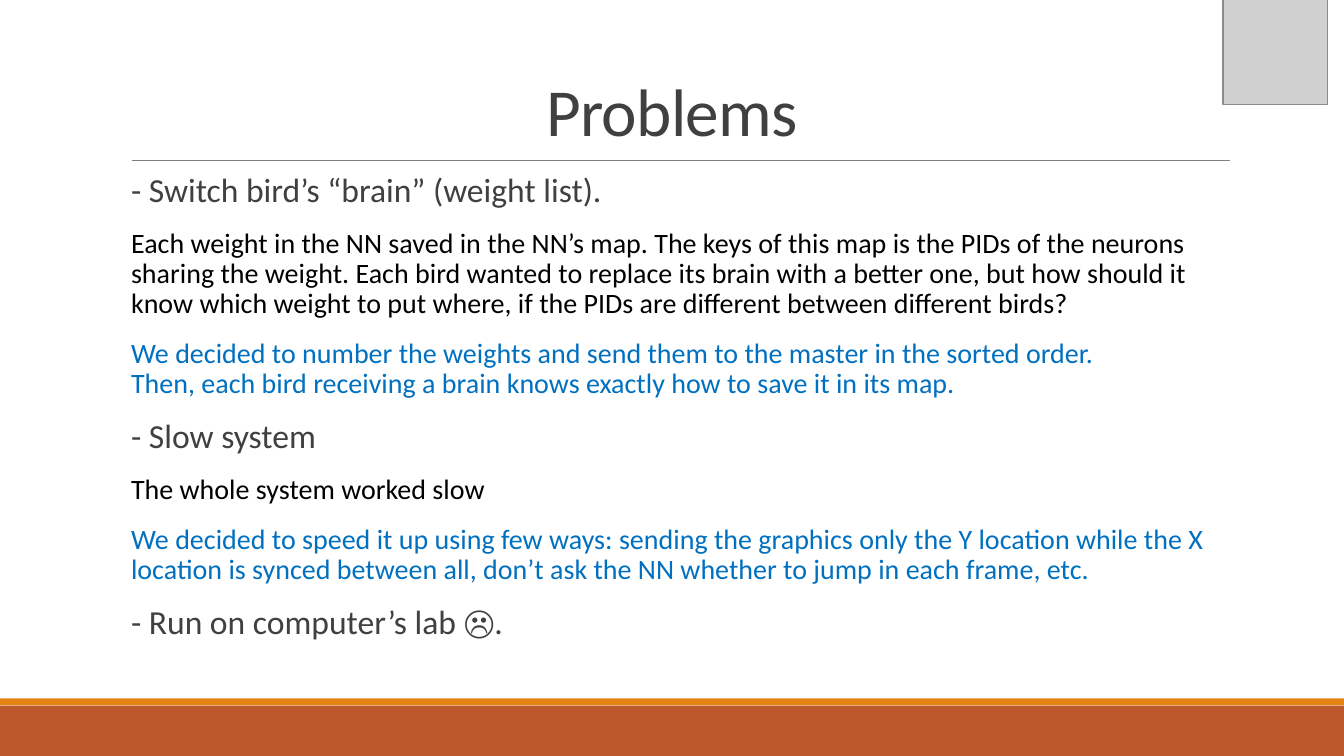
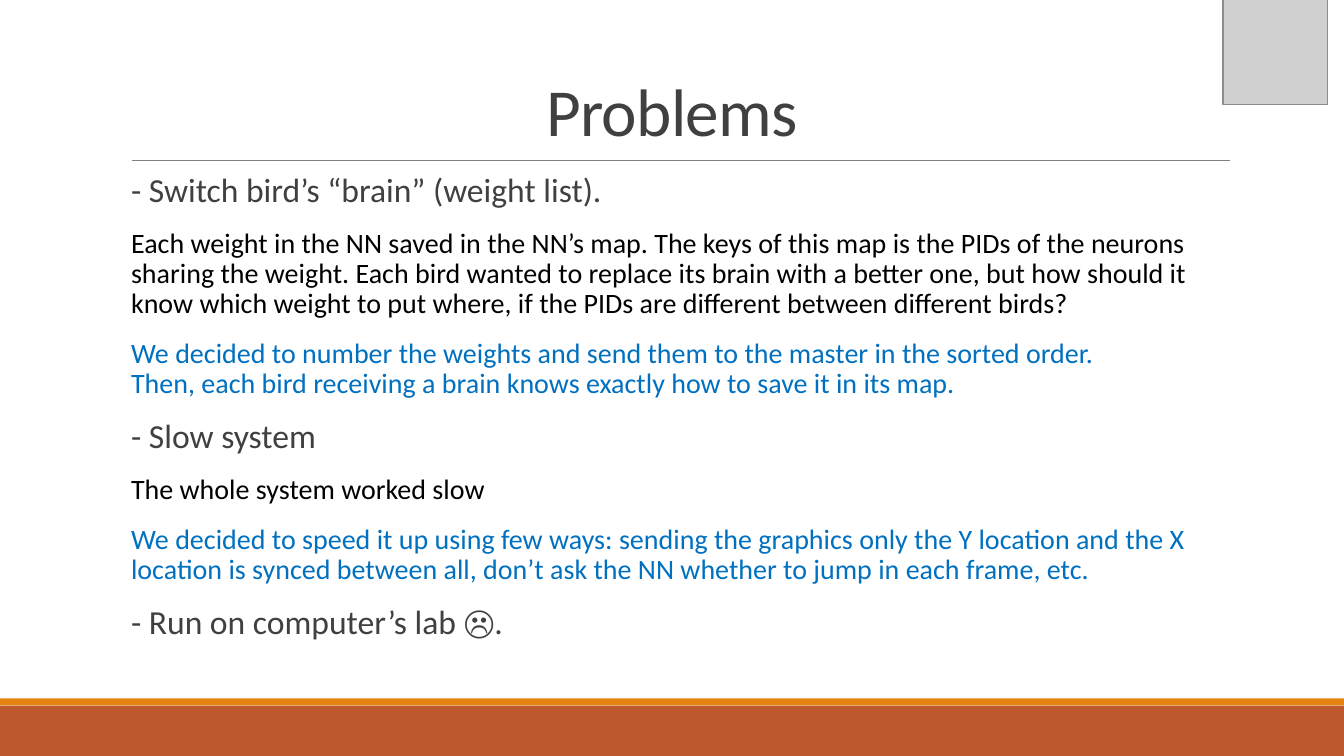
Before and after one commit to Tamir-Co/NeuroEvolutional-Dont-Touch-The-Spikes-with-Erlang, a slide deck: slide 8 of Reports/Final Project.pptx. Drawn at 1344x756 pixels with LibreOffice and Linux fonts; fonts in the diff are those of the drawing; grey boxes stand for pictures. Boxes give left, top, right and bottom in pixels: in the first picture for what was removed or moved away, otherwise in the second. Text is boxed around its words. In the diff, an @@ line names an element or a change of style, - is before the commit and + after.

```diff
--- a/Reports/Final Project.pptx
+++ b/Reports/Final Project.pptx
@@ text at (131, 529, 1185, 584): text changed @@
-  We decided to speed it up using few ways: sending the graphics only the Y location while the X location is synced between all, don’t ask the NN whether to jump in each frame, etc.
+  We decided to speed it up using few ways: sending the graphics only the Y location and the X location is synced between all, don’t ask the NN whether to jump in each frame, etc.
```
Also in this commit, not shown: 2 other slides changed.
